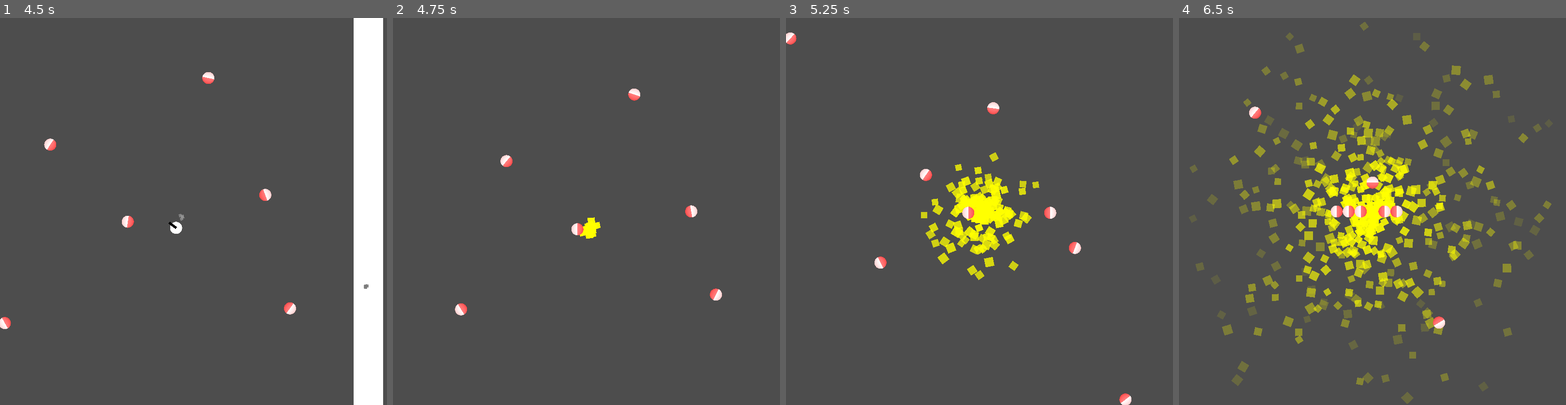
Above: before the commit, frames 1-4 (left to right).
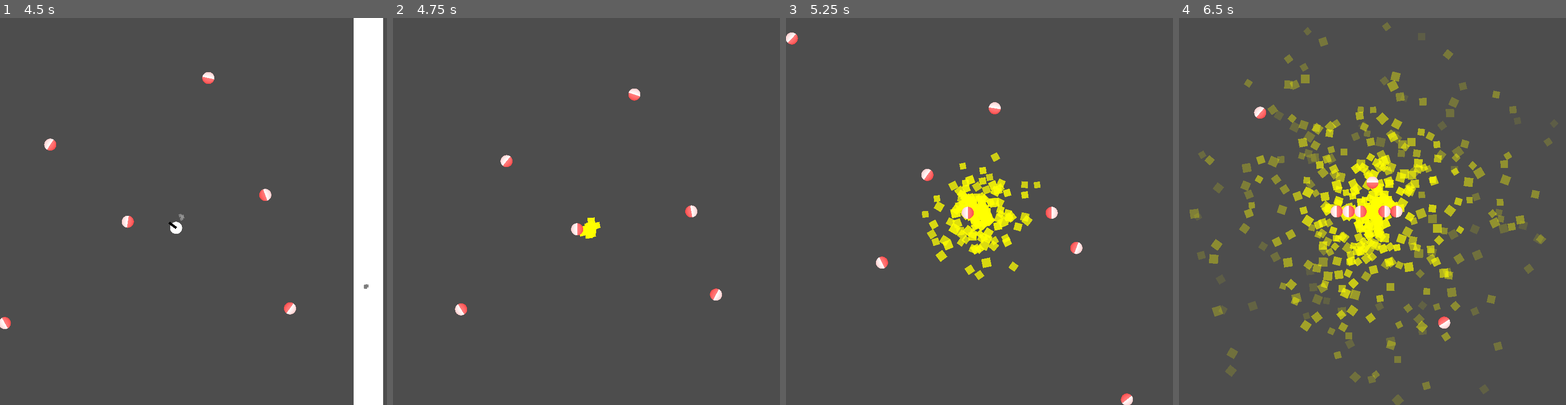
Above: after the commit, the same moments.

Repository: Crowded-Games/2D-Shoot-Em-Up
Game: Godot game, scene res://Scene/main_scene.tscn
The game is run twice, just before and just after one commit, with the same random seed, the same clock (stepped at 60 frames per second) and the same inputs.
Inputs (mouse positions are in pixels of both pictures, inside the frame that each line leads up to):
- Up to frame 1 (4.5 s): move the mouse to (278, 192) at 0.52 s; press the mouse at (278, 192) at 0.53 s; hold Right (Right) 0.53-1.28 s; move the mouse to (116, 230) at 1.27 s; release the mouse at (116, 230) at 1.28 s; hold S (Down) 1.28-2.03 s; click (116, 230) at 1.35 s; move the mouse to (232, 126) at 2.02 s; press the mouse at (232, 126) at 2.03 s; hold Right (Right) 2.03-2.78 s; move the mouse to (174, 288) at 2.77 s; release the mouse at (174, 288) at 2.78 s; hold Up (Up) 2.78-3.53 s; click (174, 288) at 2.85 s; move the mouse to (309, 269) at 3.52 s; press the mouse at (309, 269) at 3.53 s; hold A (Left) from 3.53 s (still down); move the mouse to (77, 153) at 4.27 s; release the mouse at (77, 153) at 4.28 s; click (77, 153) at 4.35 s
- Up to frame 2 (4.75 s): keep holding A (Left)
- Up to frame 3 (5.25 s): move the mouse to (998, 211) at 5.02 s; release A (Left) at 5.03 s; press the mouse at (998, 211) at 5.03 s; hold S (Down) from 5.03 s (still down)
- Up to frame 4 (6.5 s): move the mouse to (1314, 114) at 5.77 s; release S (Down) at 5.78 s; release the mouse at (1314, 114) at 5.78 s; hold Right (Right) from 5.78 s (still down); click (1314, 114) at 5.85 s

Frame 1 is identical in both runs. In frame 2, less than 0.1% of the frame differs, in the area x 16-85%, y 18-77%; in frame 3, 1.8%; in frame 4, 18%, in the area x 2-97%, y 1-100%.

Commit message:
Fixed a crash bug

Diff:
--- a/Project/Code/Bullet.gd
+++ b/Project/Code/Bullet.gd
@@ -2,12 +2,16 @@
 
 const SPEED = 800.0
 var area_direction = Vector2(0, 0)
+var debounce = false
 
 # Called every frame. 'delta' is the elapsed time since the previous frame.
 func _process(delta):
 	self.translate(area_direction * SPEED * delta)
 
 func _on_body_entered(body):
+	if debounce == true:
+		return
+	debounce = true
 	# make sure walls aren't destroyed!
 	if body.is_in_group("Enemy"):
 		body.queue_free()
--- a/Project/Code/CharacterMovement.gd
+++ b/Project/Code/CharacterMovement.gd
@@ -26,24 +26,27 @@
 	var direction_y = Input.get_axis("Up", "Down")
 	velocity.x = 0
 	velocity.y = 0
+
+	if die == true:
+		return
+
 	# if the player isn't dead...
-	if die != true:
-		if Input.get_action_raw_strength("Shoot") && timer >= fire_rate:
-			var temp = Bullet.instantiate()
-			add_sibling(temp)
-			temp.global_position = get_node("BulletSpawn").get("global_position")
-			# this sets the rotation as to where it will fire
-			temp.set("area_direction", (get_global_mouse_position() - self.global_position).normalized())
-			# These statements below handle camera shake
-			get_node("Camera2D").set("offset", Vector2(randf_range(-4, 4), randf_range(-4, 4)))
-			timer = 0
-		else:
-			get_node("Camera2D").set("offset", Vector2(0, 0))
-		# movement is handled like this
-		if direction_x:
-			velocity.x = direction_x * SPEED
-		if direction_y:
-			velocity.y = direction_y * SPEED
+	if Input.get_action_raw_strength("Shoot") && timer >= fire_rate:
+		var temp = Bullet.instantiate()
+		add_sibling(temp)
+		temp.global_position = get_node("BulletSpawn").get("global_position")
+		# this sets the rotation as to where it will fire
+		temp.set("area_direction", (get_global_mouse_position() - self.global_position).normalized())
+		# These statements below handle camera shake
+		get_node("Camera2D").set("offset", Vector2(randf_range(-4, 4), randf_range(-4, 4)))
+		timer = 0
+	else:
+		get_node("Camera2D").set("offset", Vector2(0, 0))
+	# movement is handled like this
+	if direction_x:
+		velocity.x = direction_x * SPEED
+	if direction_y:
+		velocity.y = direction_y * SPEED
 
 	# look at mouse
 	self.look_at(get_global_mouse_position())
Not shown, changed: Project/export_presets.cfg
